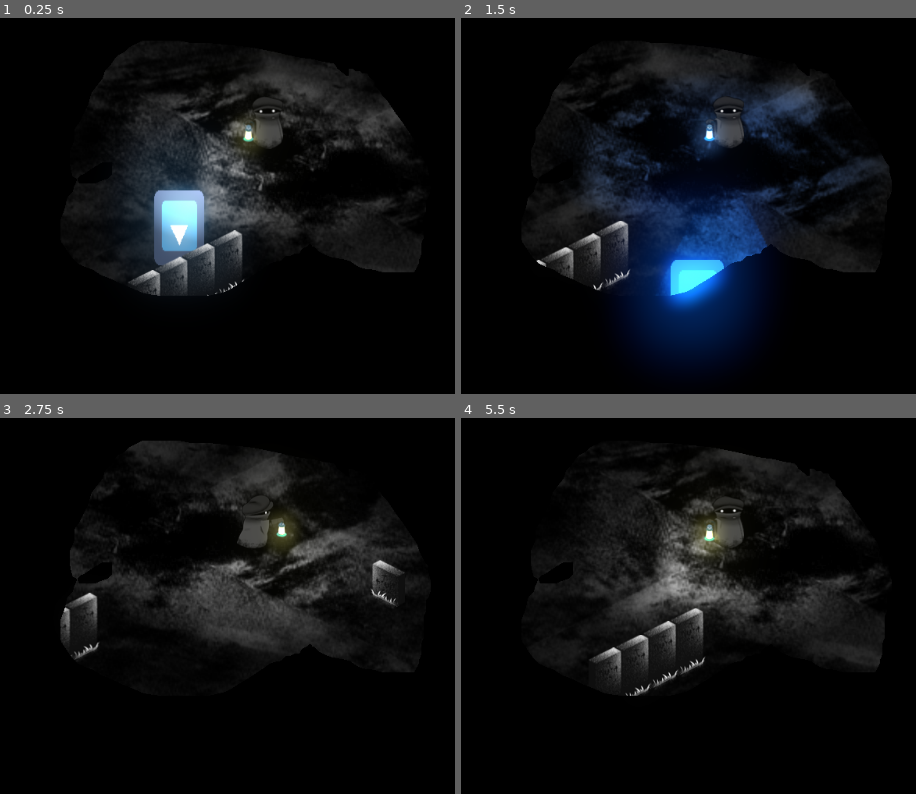
Above: before the commit, frames 1-4 (two rows, left to right).
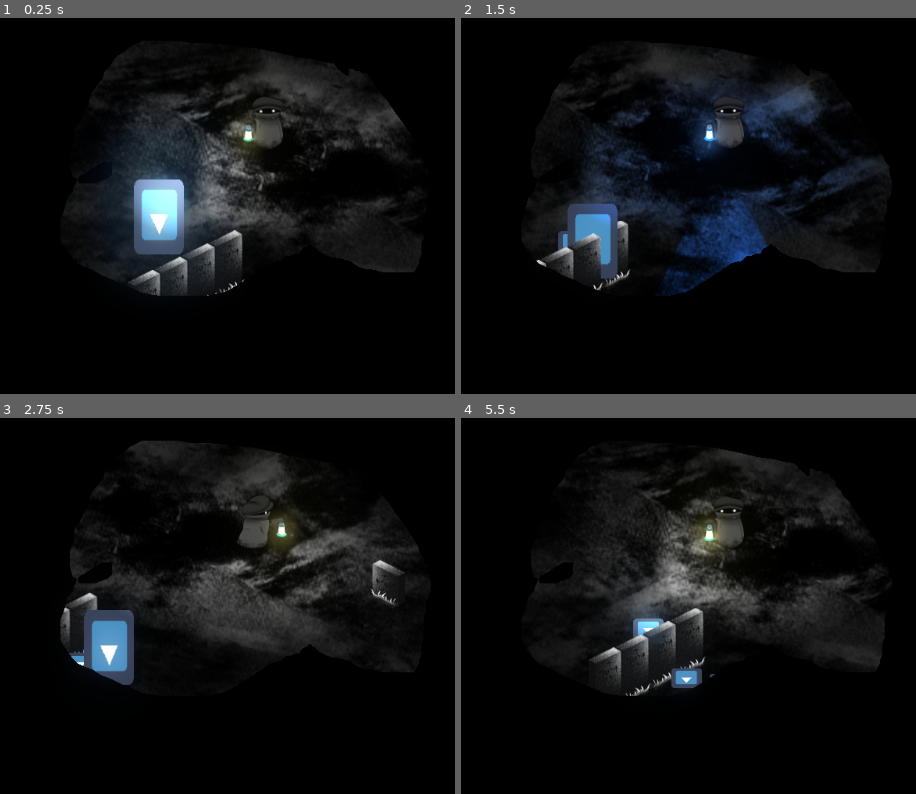
Above: after the commit, the same moments.

Repository: jonnydrumz/hideAndSeek
Game: Godot game, scene res://Main.tscn
The game is run twice, just before and just after one commit, with the same random seed, the same clock (stepped at 60 frames per second) and the same inputs. The engine's default icon, where the game draws it, is replaced by a stand-in: a white triangle on a blue panel in a dark square.
Inputs:
- Up to frame 1 (0.25 s): no input
- Up to frame 2 (1.5 s): tap Enter (ui_accept) at 0.5, 0.77 s; hold Right (ui_right) 0.53-1.28 s; hold Down (ui_down) from 1.28 s (still down)
- Up to frame 3 (2.75 s): tap Enter (ui_accept) at 1.52 s; release Down (ui_down) at 2.03 s; hold Right (ui_right) from 2.03 s (still down)
- Up to frame 4 (5.5 s): release Right (ui_right) at 2.78 s; hold Up (ui_up) 2.78-3.53 s; tap Enter (ui_accept) at 3.02, 3.77, 4.52 s; hold Left (ui_left) 3.53-5.03 s; hold Down (ui_down) from 5.03 s (still down)

The runs differ from the first frame. In frame 1, 3.0% of the frame differs, in the area x 28-46%, y 40-66%; in frame 2, 14%, in the area x 21-68%, y 45-94%; in frame 3, 2.0%; in frame 4, 0.8%.

Commit message:
Pisadas enemigo

Diff:
--- a/Enemy/Enemy.tscn
+++ b/Enemy/Enemy.tscn
@@ -1,7 +1,9 @@
-[gd_scene load_steps=4 format=2]
+[gd_scene load_steps=6 format=2]
 
 [ext_resource path="res://icon.png" type="Texture" id=1]
 [ext_resource path="res://Enemy/EnemyMovement.gd" type="Script" id=2]
+[ext_resource path="res://Audio/Effects/chains1.ogg" type="AudioStream" id=3]
+[ext_resource path="res://Enemy/Steps.tscn" type="PackedScene" id=4]
 
 [sub_resource type="RectangleShape2D" id=1]
 extents = Vector2( 15.1771, 13.3583 )
@@ -10,6 +12,7 @@
 "GHOST",
 ]]
 script = ExtResource( 2 )
+steps = ExtResource( 4 )
 
 [node name="icon" type="Sprite" parent="."]
 position = Vector2( 0, -16 )
@@ -24,5 +27,12 @@
 
 [node name="Timer" type="Timer" parent="."]
 one_shot = true
+
+[node name="AudioStreamPlayer2D" type="AudioStreamPlayer2D" parent="."]
+stream = ExtResource( 3 )
+volume_db = 20.0
+
+[node name="TimerSteps" type="Timer" parent="."]
 [connection signal="tween_all_completed" from="Tween" to="." method="_on_Tween_tween_all_completed"]
 [connection signal="timeout" from="Timer" to="." method="_on_Timer_timeout"]
+[connection signal="timeout" from="TimerSteps" to="." method="_on_TimerSteps_timeout"]
--- a/Enemy/EnemyMovement.gd
+++ b/Enemy/EnemyMovement.gd
@@ -1,39 +1,51 @@
 extends KinematicBody2D
 
 export(float) var seconds_to_arrive : float = 30.0
+export(PackedScene) var steps       : PackedScene
+
+export var transition_duration = 1.00
+export var transition_type = 1 # TRANS_SINE
 
 onready var tween := $Tween
+onready var steps_counter = 0
 var tombs
 var current_tomb
 var rng = RandomNumberGenerator.new()
 var seconds
 
+
 func _ready():
 	tombs = get_tree().get_nodes_in_group("TOMB")
+	movement()
+	$TimerSteps.start()
+
+func _on_Tween_tween_all_completed():
+	$Timer.start(rand_range(5.0,15.0))
+	$AudioStreamPlayer2D.stop()
+
+
+func _on_Timer_timeout():
+	movement()
+
+
+func movement():
 	rng.randomize()
+	$AudioStreamPlayer2D.play()
 	current_tomb = tombs[rng.randi()%tombs.size()]
-	var length = position.distance_to(current_tomb.position)
-	seconds = position.distance_to(current_tomb.position) / seconds_to_arrive
-	tween.interpolate_property(self, "position", position, current_tomb.position, seconds, Tween.TRANS_CUBIC, Tween.EASE_OUT)
+	var length = position.distance_to(current_tomb.global_position)
+	seconds = position.distance_to(current_tomb.global_position) / seconds_to_arrive
+	tween.interpolate_property(self, "position", position, current_tomb.global_position, seconds, Tween.TRANS_LINEAR, Tween.EASE_OUT)
+	tween.interpolate_property($AudioStreamPlayer2D, "volume_db", 0, -10, transition_duration, transition_type, Tween.EASE_IN, 0)
 	tween.start()
 
 
-func _on_Tween_tween_all_completed():
-	$Timer.start(rand_range(5.0,10.0))
-
-	# Go to a new tomb
-#	rng.randomize()
-#	position = current_tomb.position
-#	current_tomb = tombs[rng.randi()%tombs.size()]
-#	var length = position.distance_to(current_tomb.position)
-#	seconds = position.distance_to(current_tomb.position) / seconds_to_arrive
-
-
-
-func _on_Timer_timeout():
-	rng.randomize()
-	current_tomb = tombs[rng.randi()%tombs.size()]
-	var length = position.distance_to(current_tomb.position)
-	seconds = position.distance_to(current_tomb.position) / seconds_to_arrive
-	tween.interpolate_property(self, "position", position, current_tomb.position, seconds, Tween.TRANS_CUBIC, Tween.EASE_OUT)
-	tween.start()
+func _on_TimerSteps_timeout():
+	var step = steps.instance()
+	if (steps_counter % 2 == 0):
+		step.is_left = true
+	else:
+		step.is_left = false
+	steps_counter = steps_counter + 1
+	step.global_position = global_position
+	step.rotation = current_tomb.rotation
+	get_parent().add_child(step)
--- /dev/null
+++ b/Enemy/Steps.gd
@@ -0,0 +1,8 @@
+extends Node2D
+class_name Steps
+
+export(bool) var is_left : bool
+
+func _ready():
+	if is_left : $Izquierdo.show()
+	else : $Derecho.show()
--- /dev/null
+++ b/Enemy/Steps.tscn
@@ -0,0 +1,19 @@
+[gd_scene load_steps=3 format=2]
+
+[ext_resource path="res://icon.png" type="Texture" id=1]
+[ext_resource path="res://Enemy/Steps.gd" type="Script" id=2]
+
+[node name="Steps" type="Node2D"]
+script = ExtResource( 2 )
+
+[node name="Izquierdo" type="Sprite" parent="."]
+visible = false
+position = Vector2( 0, 7 )
+scale = Vector2( 0.3, 0.2 )
+texture = ExtResource( 1 )
+
+[node name="Derecho" type="Sprite" parent="."]
+visible = false
+position = Vector2( 0, -7 )
+scale = Vector2( 0.3, 0.2 )
+texture = ExtResource( 1 )
--- /dev/null
+++ b/default_bus_layout.tres
@@ -0,0 +1,3 @@
+[gd_resource type="AudioBusLayout" format=2]
+
+[resource]
--- a/project.godot
+++ b/project.godot
@@ -8,9 +8,14 @@
 
 config_version=4
 
-_global_script_classes=[  ]
+_global_script_classes=[ {
+"base": "Node2D",
+"class": "Steps",
+"language": "GDScript",
+"path": "res://Enemy/Steps.gd"
+} ]
 _global_script_class_icons={
-
+"Steps": ""
 }
 
 [application]
Not shown, added: Audio/Effects/chains1.ogg.import
Not shown, added: Audio/Effects/chains1.ogg
